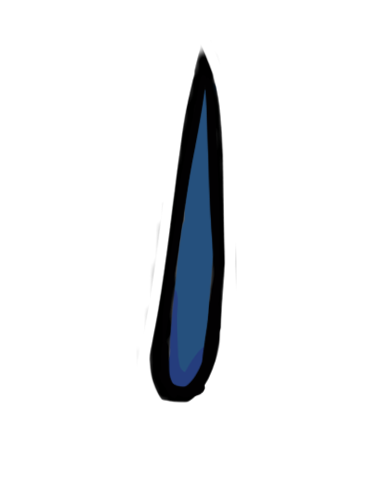
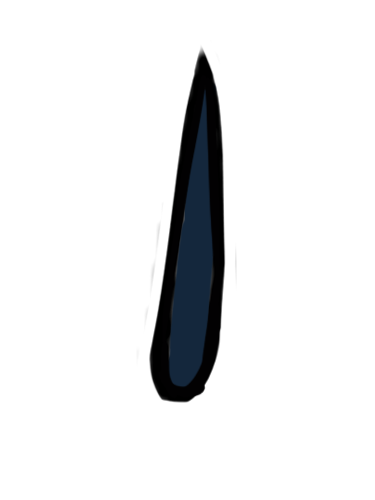
Layer changes from the first (375, 500) image to the second:
added layer "Layer 3" above "Layer 2" over <box>168,83,217,388</box>
added layer "Layer 2" above "Layer 1" over <box>168,83,217,388</box>
